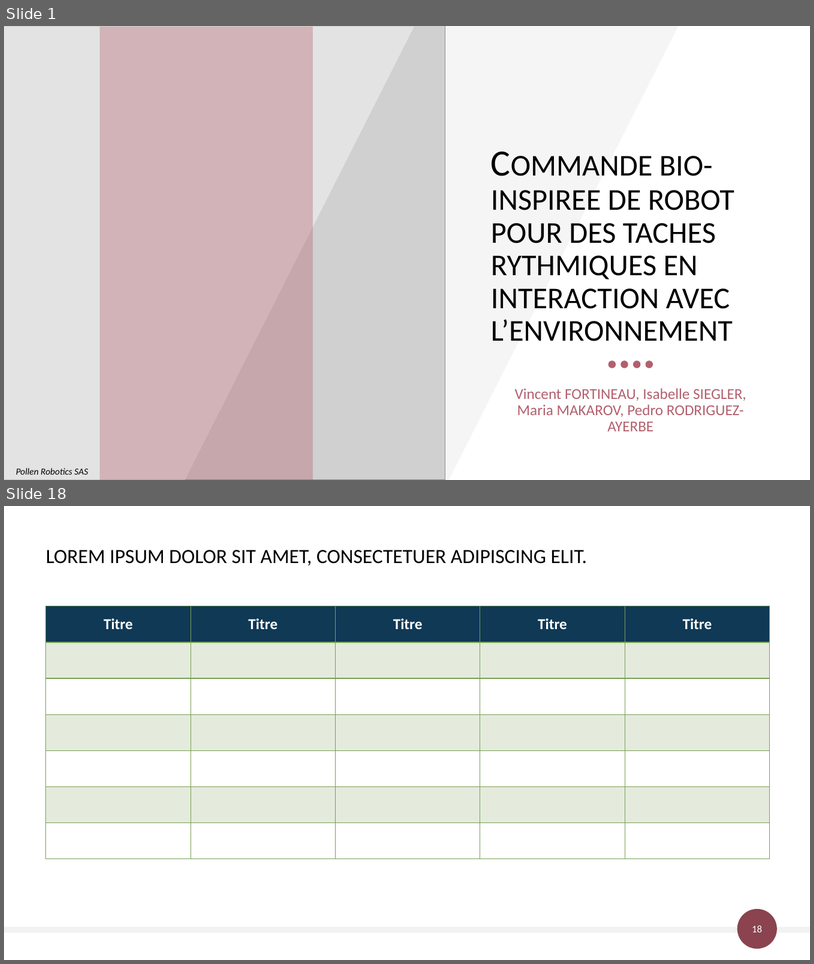
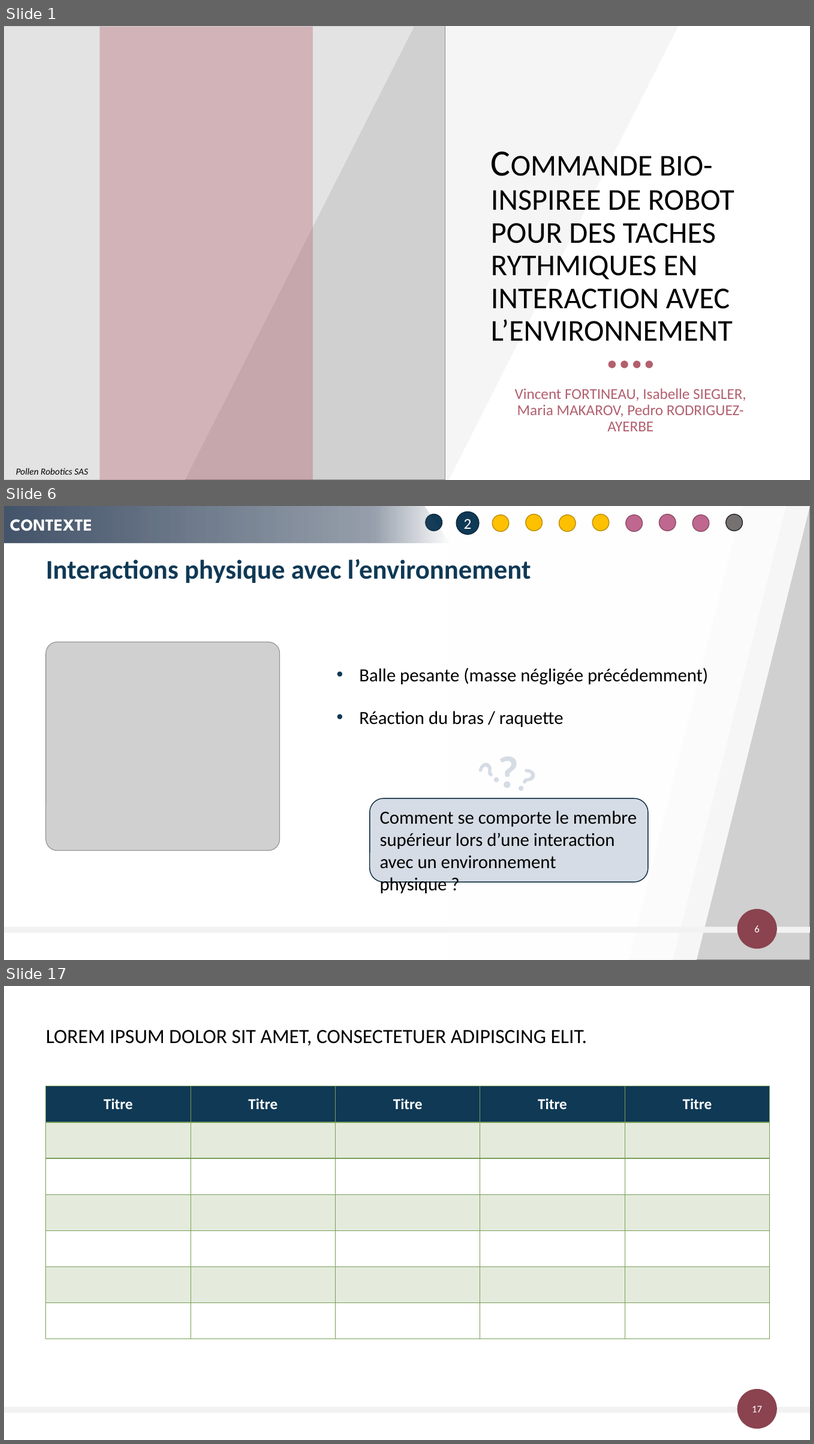
Before and after one commit to FortinoDiVinci/Thesis_report, a slide deck: Communication/FeDeV 2019/fedev_2019.pptx. Shown one above the other, each under a label of ours: slides 1 and 18 before the commit, slides 1, 6 and 17 after it; the slides between them are not shown. The pictures are 814x964 and 814x1444 pixels, drawn with LibreOffice and Linux fonts; fonts in the diff are those of the drawing; grey boxes stand for pictures. Boxes give left, top, right and bottom in pixels: in the first picture for what was removed or moved away, otherwise in the second. Text is boxed around its words. In the diff, an @@ line names an element or a change of style, - is before the commit and + after.

```diff
--- a/Communication/FeDeV 2019/fedev_2019.pptx
+++ b/Communication/FeDeV 2019/fedev_2019.pptx
@@ slide 6 added at <box>4,506,810,960</box>, background #FFFFFF @@
@@ freeform shape added at <box>4,506,450,543</box>, fill gradient #44546A, 20 pt, text #FFFFFF, bold @@
+CONTEXTE
@@ parallelogram added at <box>176,506,743,960</box>, fill #FFFFFF at 84% opacity @@
@@ parallelogram added at <box>220,506,787,960</box>, fill #FFFFFF at 61% opacity @@
@@ parallelogram added at <box>243,506,810,960</box>, fill #FFFFFF at 82% opacity @@
@@ picture added at <box>448,506,810,959</box> @@
@@ group added at <box>426,511,743,534</box>: 10 ellipses @@
+2
@@ title added at <box>46,559,531,583</box>, 32 pt, text #0F3955, bold @@
+Interactions physique avec l’environnement
@@ picture added at <box>46,642,280,851</box> @@
@@ text added at <box>359,667,708,727</box>, 22 pt, text #000000 @@
+• Balle pesante (masse négligée précédemment)
+• Réaction du bras / raquette
@@ text added at <box>492,739,525,801</box>, 54 pt, text pattern #44546A on #D6DCE5, bold @@
+?
@@ text added at <box>462,746,516,798</box>, 40 pt, text pattern #44546A on #D6DCE5, bold @@
+?
@@ text added at <box>504,752,551,806</box>, 40 pt, text pattern #44546A on #D6DCE5, bold @@
+?
@@ rounded rectangle added at <box>370,798,648,882</box>, fill #D6DCE5, outline #0B2A3F 1 pt, 22 pt, text #000000 @@
+Comment se comporte le membre supérieur lors d’une interaction avec un environnement physique ?
@@ ellipse added at <box>738,909,778,949</box>, fill #8A434F @@
@@ rectangle added at <box>4,927,810,933</box>, fill #F2F2F2 @@
@@ page number added at <box>755,925,759,932</box>, 12 pt, text #FFFFFF @@
+6
@@ what was slide 18 is now slide 17 @@
@@ page number at <box>752,1405,762,1412</box>: text changed @@
-18
+17
```
Also in this commit, not shown: 7 slides changed, 8 other slides added, 10 slides removed, 1 other file.
